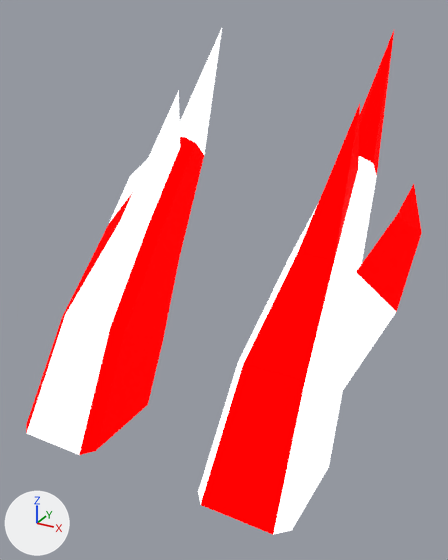
Renders of the glTF model addons/Cubiix_Assets/Mods/CoreAssets/Assets/Mesh/Base/Extra/Dragon_Extra.gltf from each side of a commit.
Before and after are seen from a 50 mm camera at (1.445, -2.549, 6.542) aimed at (0.031, 0.023, 5.256). The lights are fixed; the arrows at lower left show +X, +Y and +Z. Vertices at the same position are counted once.

Script lines for the objects in view, before the commit:
```python
mat_material = bpy.data.materials.new('Material')
mat_material.use_nodes = True; mat_material.node_tree.nodes.clear()
_N = mat_material.node_tree.nodes; _L = mat_material.node_tree.links
n0 = _N.new('ShaderNodeBsdfPrincipled'); n0.name = 'Principled BSDF'
n0.inputs[0].default_value = (0.0, 0.0, 0.0, 1.0)  # 'Base Color', black #000000
n0.inputs[1].default_value = 1.0  # 'Metallic'
n0.inputs[2].default_value = 1.0  # 'Roughness'
n0.inputs[28].default_value = 1.5  # 'Emission Strength'
n1 = _N.new('ShaderNodeOutputMaterial'); n1.name = 'Material Output'
n2 = _N.new('ShaderNodeTexImage'); n2.name = 'Image Texture'
n2.image = img_color_palette
n2.interpolation = 'Closest'
_L.new(n0.outputs[0], n1.inputs[0])  # 'BSDF' to 'Surface'
_L.new(n2.outputs[0], n0.inputs[27])  # 'Color' to 'Emission Color'
me_plane_044 = bpy.data.meshes.new('Plane.044')
me_plane_044.from_pydata(...)  # 94 vertices, 180 faces; spans x -0.9..0.9, y -0.76..1.01, z 4.55..6.44
me_plane_044.materials.append(mat_material)
ob_dragon_extra = bpy.data.objects.new('Dragon_Extra', me_plane_044)
ob_dragon_extra.location = (0.0, 0.0, 0.0)
```
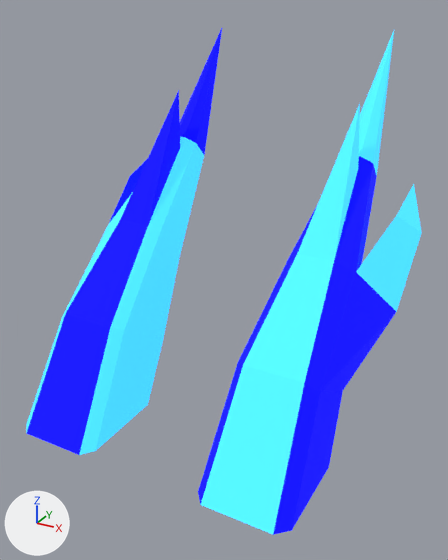
What changed in the scene script:
```text
Add img_shader_teststrip:
    img_shader_teststrip = load_image('Shader_TestStrip', 'Shader_TestStrip.png', 18, 2, 'sRGB')
Change mat_material:
    where n0 = _N.new('ShaderNodeBsdfPrincipled'); n0.name = 'Principled BSDF'
    remove n0.inputs[0].default_value = (0.0, 0.0, 0.0, 1.0)  # 'Base Color', black #000000
    remove n0.inputs[1].default_value = 1.0  # 'Metallic'
    n0.inputs[28].default_value: 1.5 -> 1.0  # 'Emission Strength'
    where n2 = _N.new('ShaderNodeTexImage'); n2.name = 'Image Texture'
    n2.image: img_color_palette -> img_shader_teststrip
    add n3 = _N.new('ShaderNodeTexImage'); n3.name = 'Image Texture.001'
    add n3.image = img_shader_teststrip
    add n3.interpolation = 'Closest'
    add _L.new(n3.outputs[0], n0.inputs[0])  # 'Color' to 'Base Color'
Change me_plane_044:
    where me_plane_044.from_pydata(...)  # 94 vertices, 180 faces; spans x -0.9..0.9, y -0.76..1.01, z 4.55..6.44
    used by ob_dragon_extra; location = (0.0, 0.0, 0.0)
    me_plane_044 part 1: texture (UV) coordinates of 180 of 180 faces, centred in x -0.88..0.88, y -0.74..0.78, z 4.55..6.05, changed; they spanned u 0.25..0.75, v 0.75..0.75 and now span u 0.03..0.09, v 0.75..0.77
```

What differs and where, as boxes (x1, y1, x2, y2) in the pictures (448 x 560 px):
'Dragon_Extra', surface changed: (26, 28, 422, 535) in both
